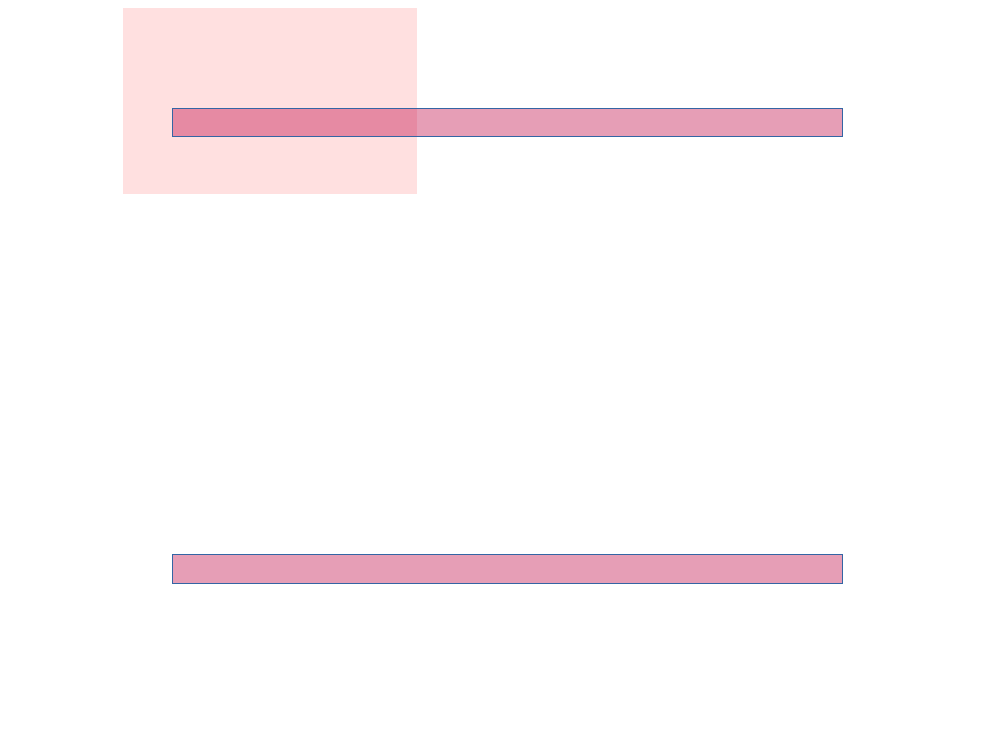
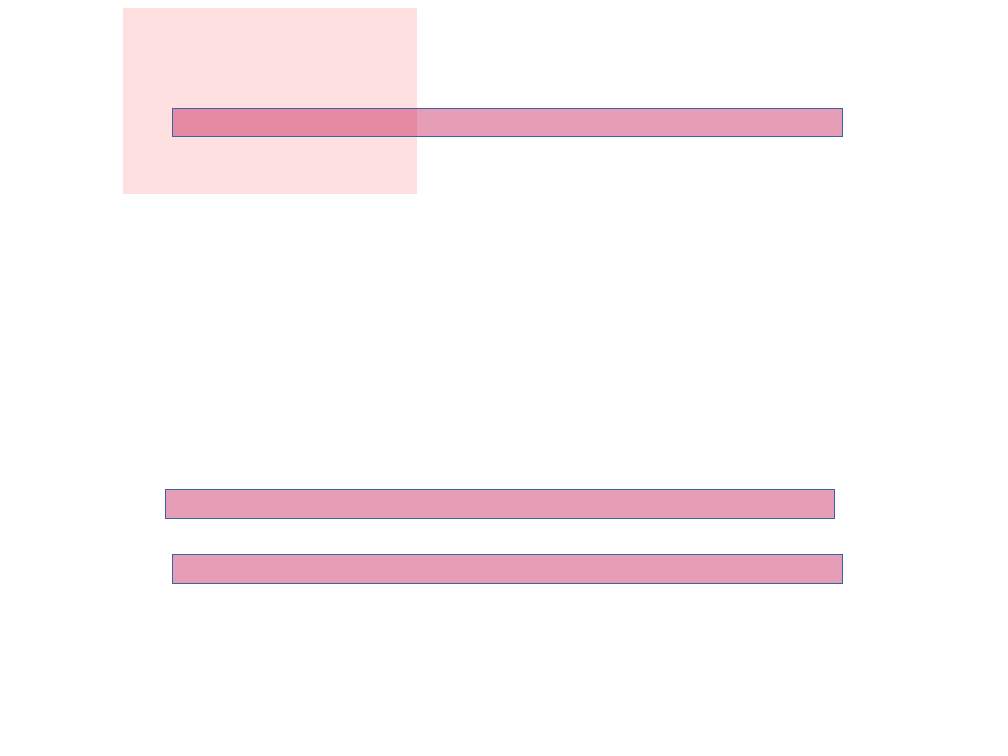
Before and after one commit to SubhajitCode/Seminar, a slide deck: slide 19 of Seminar 02/Seminar 2.pptx. Drawn at 1008x756 pixels with LibreOffice and Linux fonts; fonts in the diff are those of the drawing; background and template pictures are left out. Boxes give left, top, right and bottom in pixels: in the first picture for what was removed or moved away, otherwise in the second. Text is boxed around its words. In the diff, an @@ line names an element or a change of style, - is before the commit and + after.

```diff
--- a/Seminar 02/Seminar 2.pptx
+++ b/Seminar 02/Seminar 2.pptx
@@ rectangle added at bbox=[166, 489, 835, 518], fill #BF0041 at 38% opacity, outline #3465A4 0.75 pt @@
```
Also in this commit, not shown: 11 other slides changed, 4 other files.
